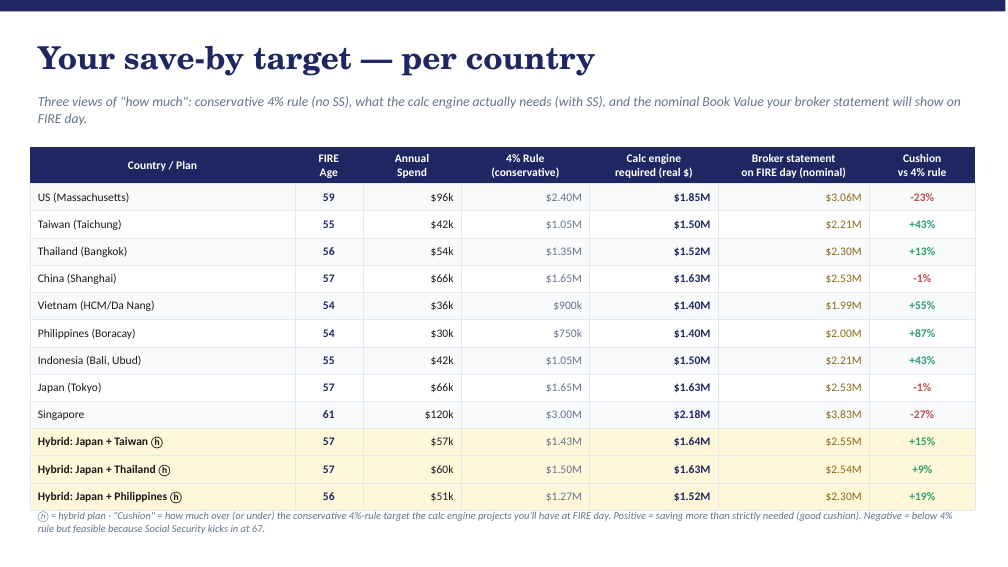
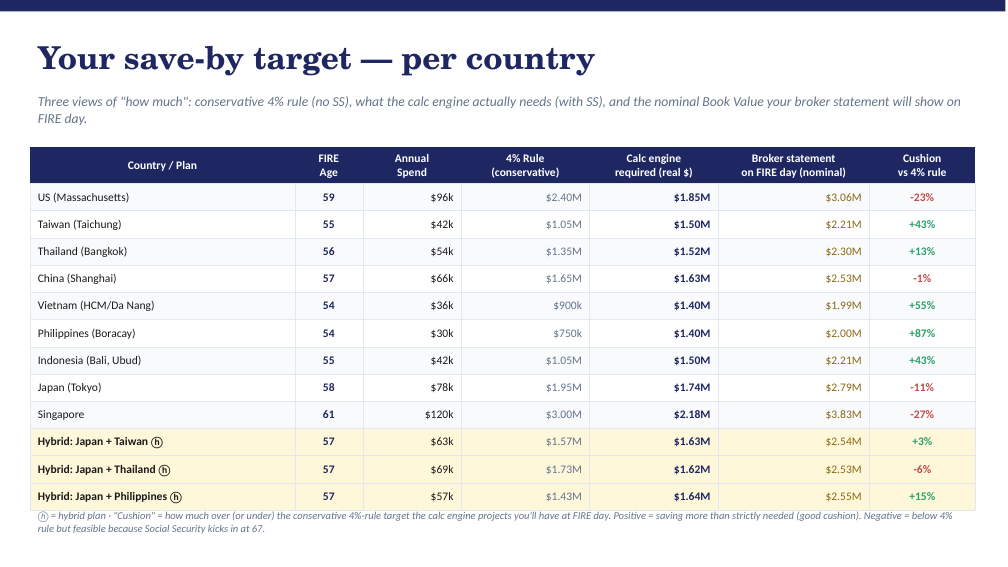
Before and after one commit to comeontsao/FIRE_Calculator, a slide deck: slide 19 of personal/country-comparison-2026/Boss-Country-FIRE-Deck.pptx. Drawn at 1008x567 pixels with LibreOffice and Linux fonts; fonts in the diff are those of the drawing. Boxes give left, top, right and bottom in pixels: in the first picture for what was removed or moved away, otherwise in the second. Text is boxed around its words. In the diff, an @@ line names an element or a change of style, - is before the commit and + after.

```diff
--- a/personal/country-comparison-2026/Boss-Country-FIRE-Deck.pptx
+++ b/personal/country-comparison-2026/Boss-Country-FIRE-Deck.pptx
@@ table at box(30, 147, 975, 507) @@
-row 9: Japan (Tokyo) | 57 | $66k | $1.65M | $1.63M | $2.53M | -1%
+row 9: Japan (Tokyo) | 58 | $78k | $1.95M | $1.74M | $2.79M | -11%
-row 11: Hybrid: Japan + Taiwan ⓗ | 57 | $57k | $1.43M | $1.64M | $2.55M | +15%
+row 11: Hybrid: Japan + Taiwan ⓗ | 57 | $63k | $1.57M | $1.63M | $2.54M | +3%
-row 12: Hybrid: Japan + Thailand ⓗ | 57 | $60k | $1.50M | $1.63M | $2.54M | +9%
+row 12: Hybrid: Japan + Thailand ⓗ | 57 | $69k | $1.73M | $1.62M | $2.53M | -6%
-row 13: Hybrid: Japan + Philippines ⓗ | 56 | $51k | $1.27M | $1.52M | $2.30M | +19%
+row 13: Hybrid: Japan + Philippines ⓗ | 57 | $57k | $1.43M | $1.64M | $2.55M | +15%
```
Also in this commit, not shown: 6 other slides changed, 8 other files.
